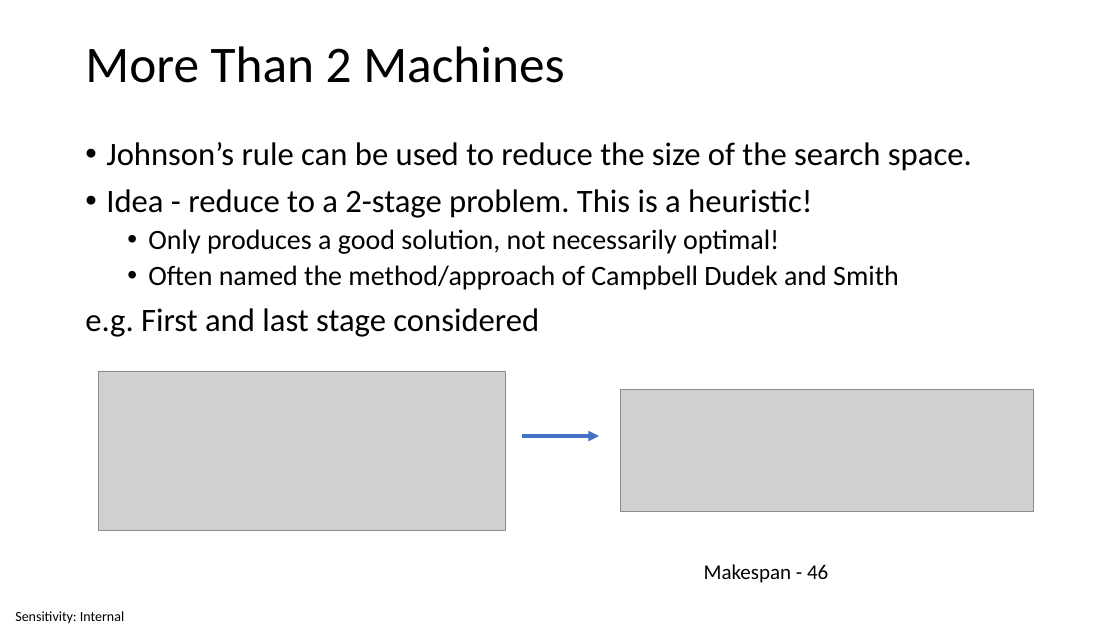
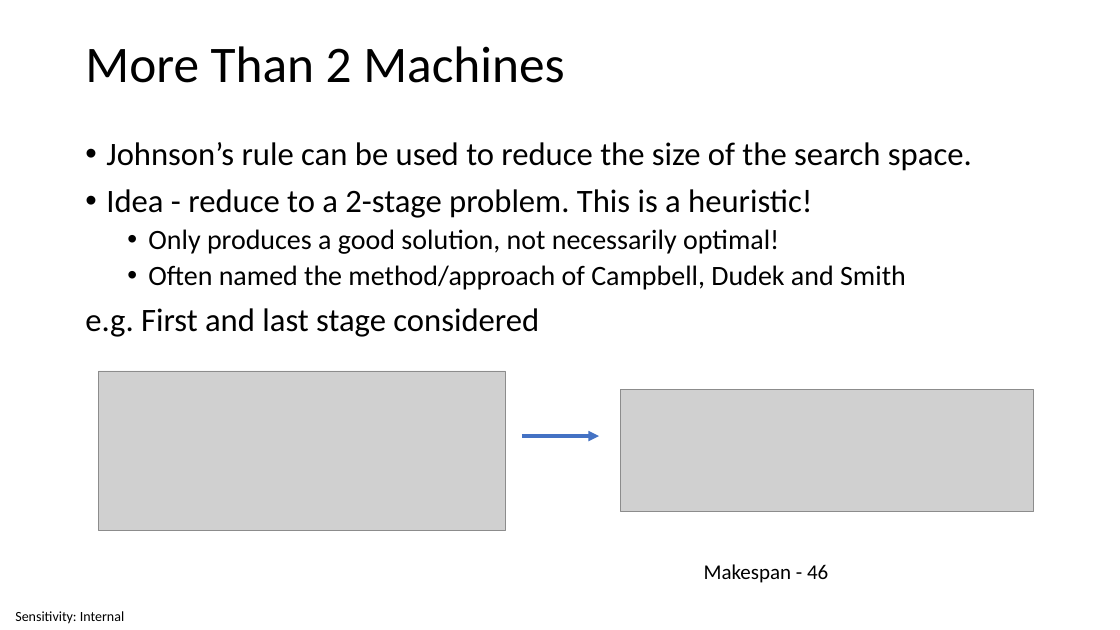
Before and after one commit to invariantum/operational_research, a slide deck: slide 22 of content/Lectures/Semester 1/Week 07 - Flow Shop and Job Shop Scheduling/5 Source Files/Week 7 - Flow Shop Scheduling.pptx. Drawn at 1120x630 pixels with LibreOffice and Linux fonts; fonts in the diff are those of the drawing; grey boxes stand for pictures. Boxes give left, top, right and bottom in pixels: in the first picture for what was removed or moved away, otherwise in the second. Text is boxed around its words. In the diff, an @@ line names an element or a change of style, - is before the commit and + after.

```diff
--- a/content/Lectures/Semester 1/Week 07 - Flow Shop and Job Shop Scheduling/5 Source Files/Week 7 - Flow Shop Scheduling.pptx
+++ b/content/Lectures/Semester 1/Week 07 - Flow Shop and Job Shop Scheduling/5 Source Files/Week 7 - Flow Shop Scheduling.pptx
@@ text at bbox=[148, 265, 906, 290]: text changed @@
-  • Often named the method/approach of Campbell Dudek and Smith
+  • Often named the method/approach of Campbell, Dudek and Smith
```
Also in this commit, not shown: 3 other slides changed, 20 other files.
